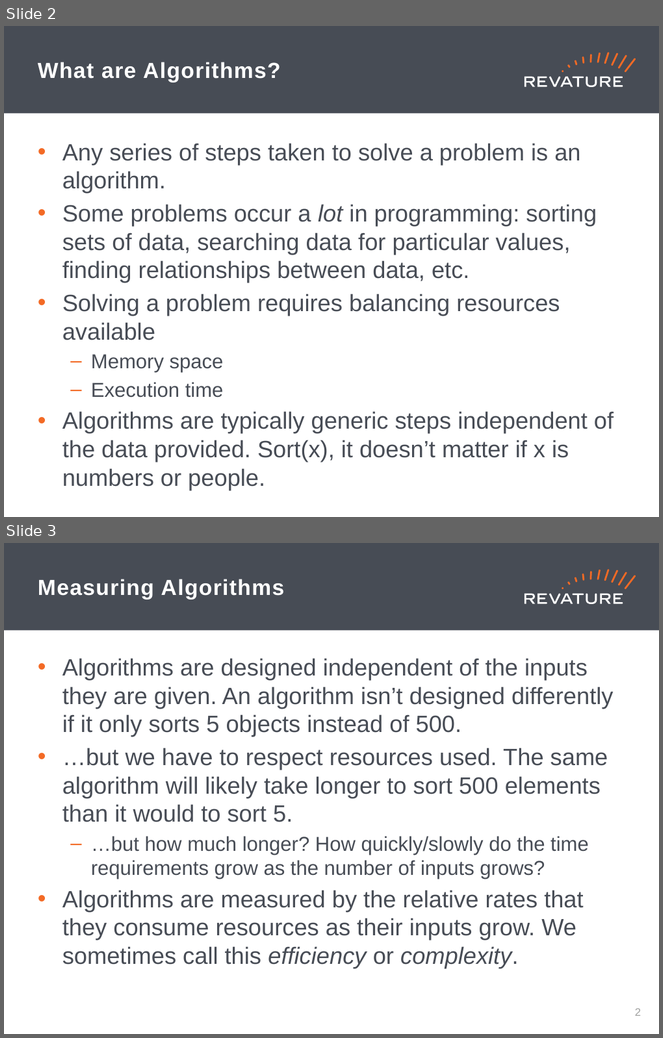
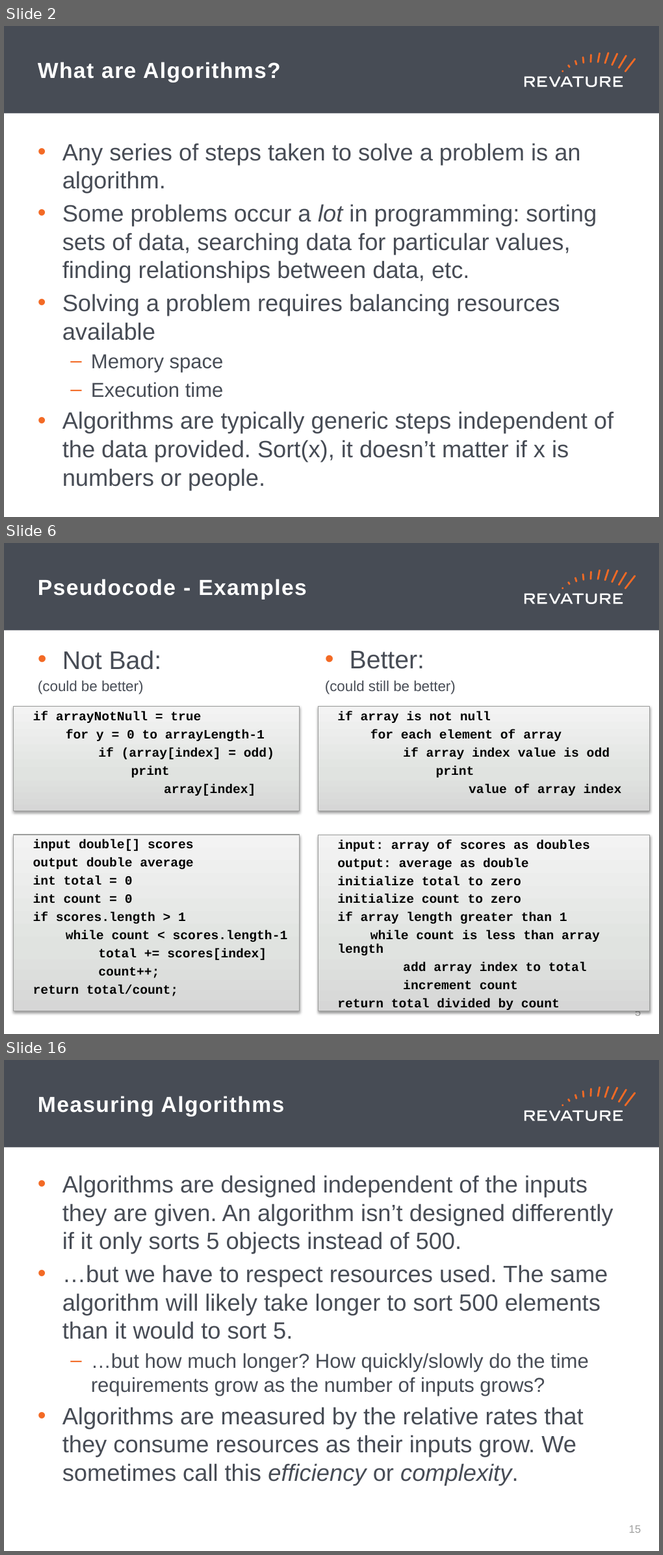
Before and after one commit to jhigherevature/8302021_RAP, a slide deck: powerpoints/Day_10.pptx. Shown one above the other, each under a label of ours: slides 2 and 3 before the commit, slides 2, 6 and 16 after it; the slides between them are not shown. The pictures are 663x1038 and 663x1555 pixels, drawn with LibreOffice and Linux fonts; fonts in the diff are those of the drawing. Boxes give left, top, right and bottom in pixels: in the first picture for what was removed or moved away, otherwise in the second. Text is boxed around its words. In the diff, an @@ line names an element or a change of style, - is before the commit and + after.

```diff
--- a/powerpoints/Day_10.pptx
+++ b/powerpoints/Day_10.pptx
@@ slide 6 added at (4,543,659,1034), background #FFFFFF; not listed: 19 template elements that a slide beside it also shows @@
@@ title added at (38,579,306,600), 24 pt, text #FFFFFF, bold @@
+Pseudocode - Examples
@@ text added at (38,650,162,694), 16 pt, text #474C55 @@
+• Not Bad:
+(could be better)
@@ text added at (325,651,456,694), 16 pt, text #474C55 @@
+• Better:
+(could still be better)
@@ rectangle added at (13,706,300,811), fill gradient #D6D7D6 to #E2E2E2 to #F4F4F4, outline #9C9D9C 0.75 pt, 14 pt, text #000000, bold @@
+  if arrayNotNull = true
+  for y = 0 to arrayLength-1
+  if (array[index] = odd)
+  print
+  array[index]
@@ rectangle added at (318,706,649,811), fill gradient #D6D7D6 to #E2E2E2 to #F4F4F4, outline #9C9D9C 0.75 pt, 14 pt, text #000000, bold @@
+  if array is not null
+  for each element of array
+  if array index value is odd
+  print
+  value of array index
@@ rectangle added at (13,835,300,1011), fill gradient #D6D7D6 to #E2E2E2 to #F4F4F4, outline #9C9D9C 0.75 pt, 14 pt, text #000000, bold @@
+  input double[] scores
+  output double average
+  int total = 0
+  int count = 0
+  if scores.length > 1
+  while count < scores.length-1
+  total += scores[index]
+  count++;
+  return total/count;
@@ rectangle added at (318,835,649,1012), fill gradient #D6D7D6 to #E2E2E2 to #F4F4F4, outline #9C9D9C 0.75 pt, 14 pt, text #000000, bold @@
+  input: array of scores as doubles
+  output: average as double
+  initialize total to zero
+  initialize count to zero
+  if array length greater than 1
+  while count is less than array length
+  add array index to total
+  increment count
+  return total divided by count
@@ page number added at (635,1011,641,1019), 12 pt, text #A0A1A0 @@
+5
@@ what was slide 3 is now slide 16 @@
@@ page number at (629,1525,642,1533): text changed @@
-2
+15
```
Also in this commit, not shown: 4 slides changed, 9 other slides added, 1 slide removed, 4 other files.
